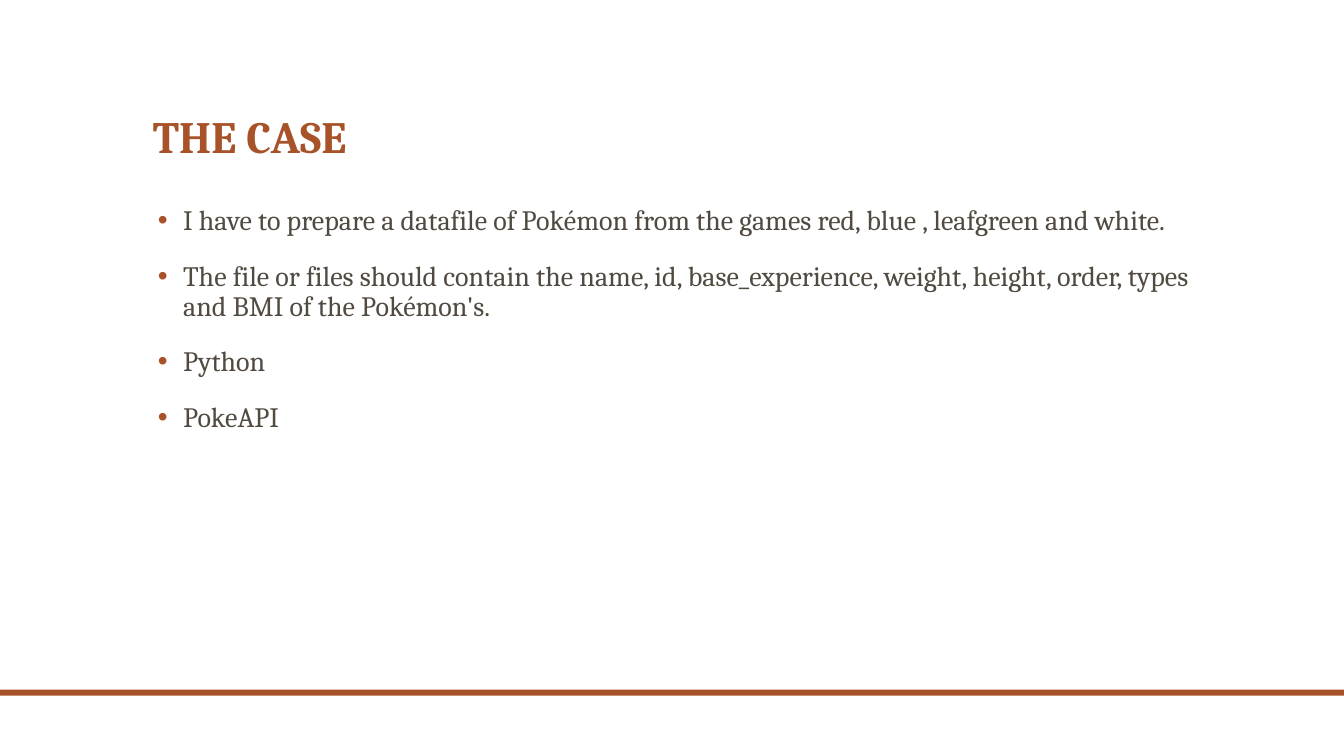
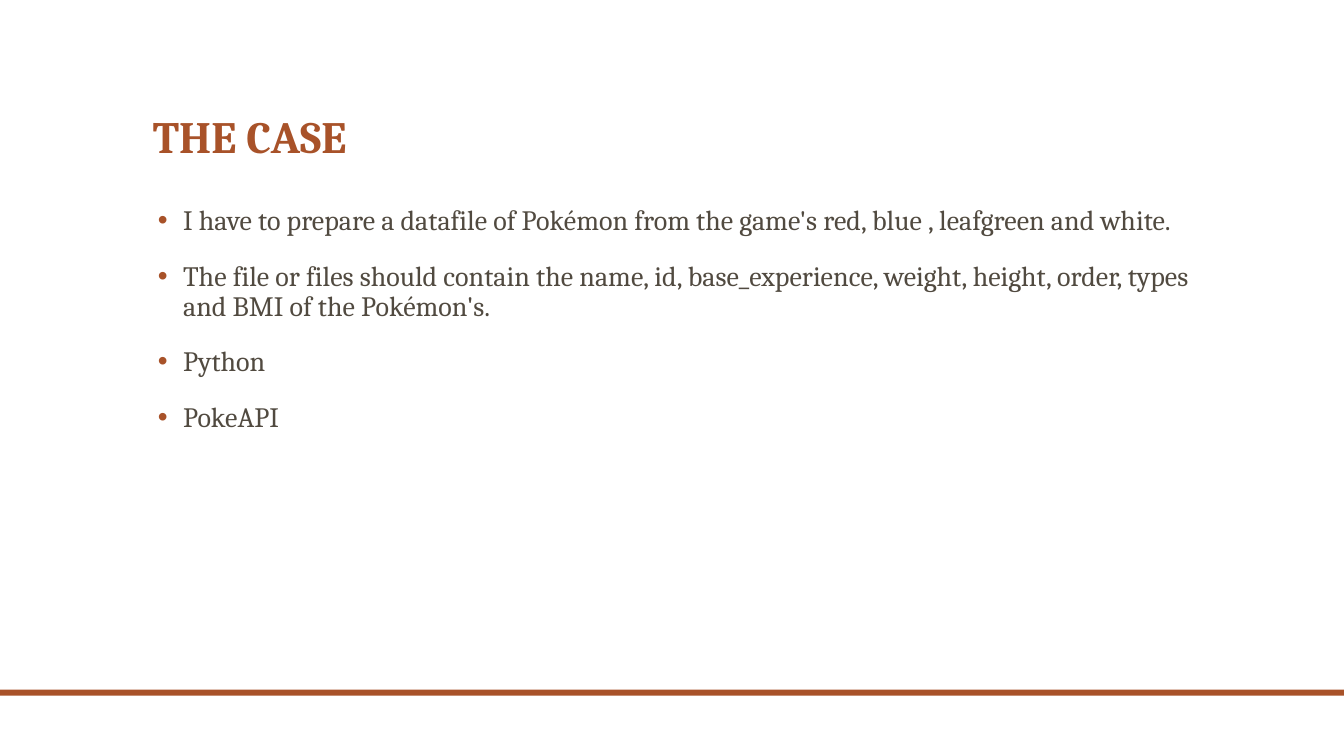
Before and after one commit to simo517L/CASE-STUDY-for-Lego, a slide deck: slide 2 of Case Study.pptx. Drawn at 1344x756 pixels with LibreOffice and Linux fonts; fonts in the diff are those of the drawing; background and template pictures are left out. Boxes give left, top, right and bottom in pixels: in the first picture for what was removed or moved away, otherwise in the second. Text is boxed around its words. In the diff, an @@ line names an element or a change of style, - is before the commit and + after.

```diff
--- a/Case Study.pptx
+++ b/Case Study.pptx
@@ text at (183, 210, 1171, 236): text changed @@
-• I have to prepare a datafile of Pokémon from the games red, blue , leafgreen and white.
+• I have to prepare a datafile of Pokémon from the game's red, blue , leafgreen and white.
```
Also in this commit, not shown: 1 other slide changed, 3 other files.
